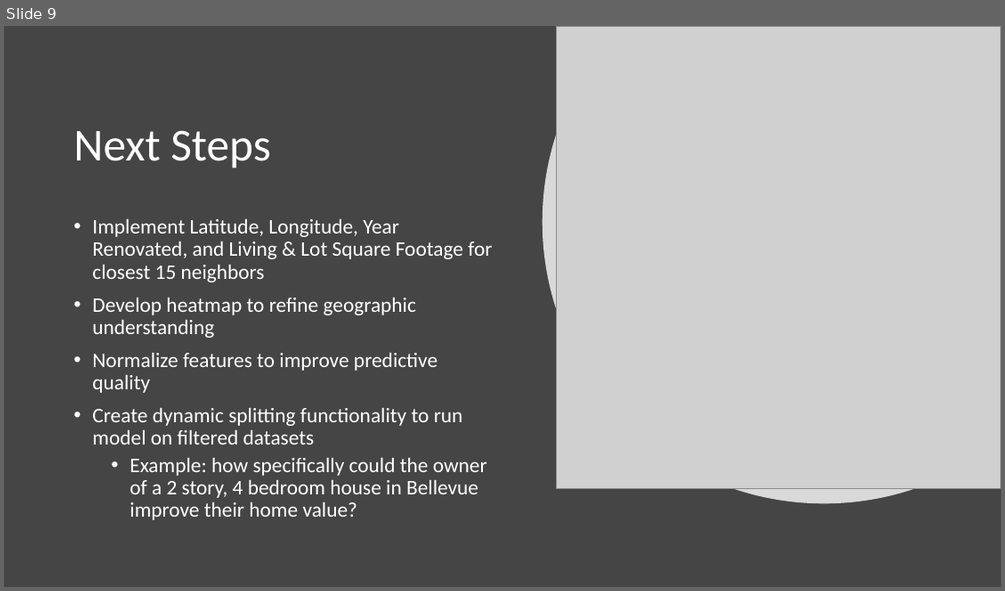
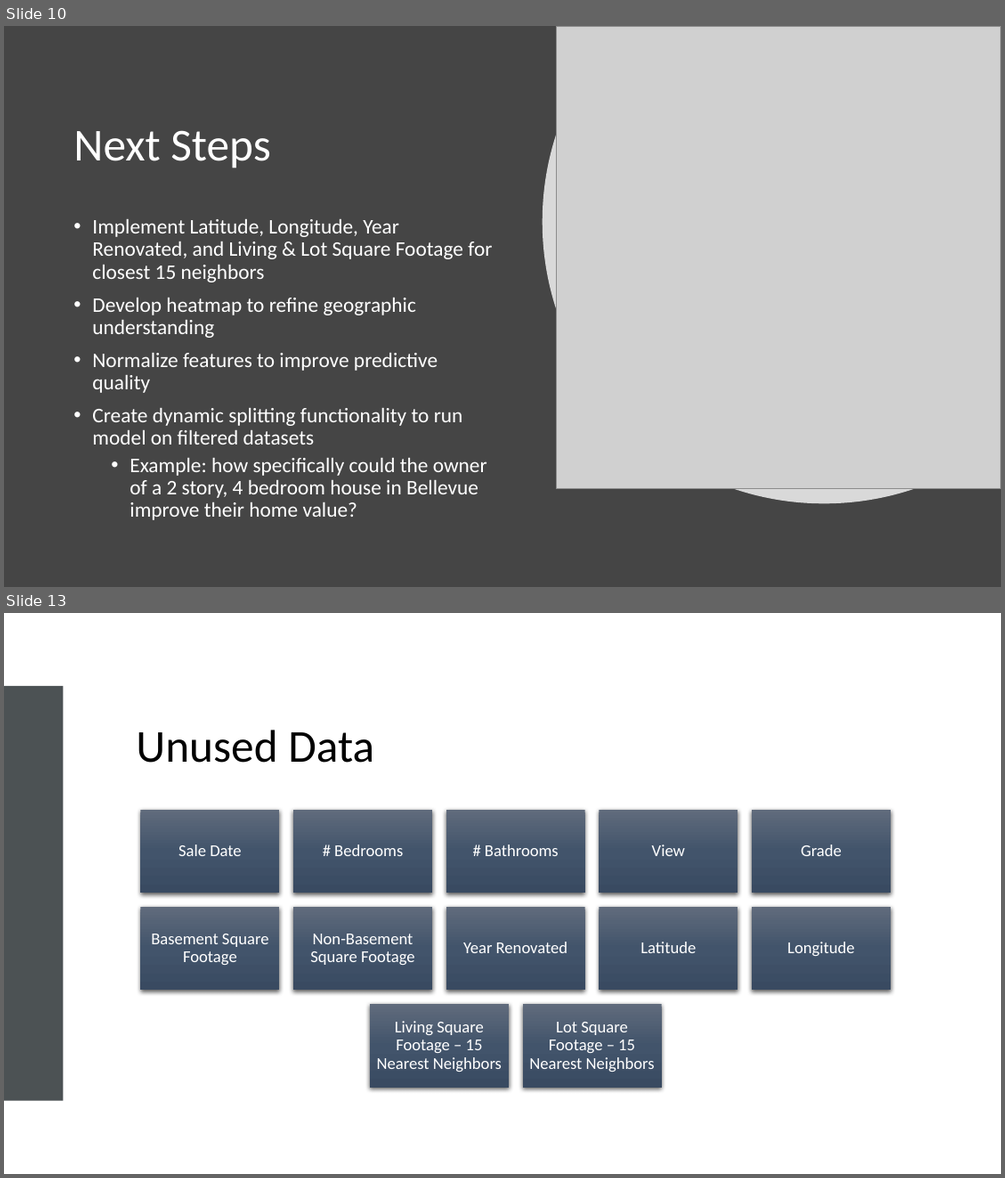
Before and after one commit to Drymander/dsc-phase-2-project, a slide deck: images/Johnny Dryman - Phase 2 Project Presentation.pptx. Shown one above the other, each under a label of ours: slide 9 before the commit, slides 10 and 13 after it; the slides between them are not shown. The pictures are 1005x591 and 1005x1178 pixels, drawn with LibreOffice and Linux fonts; fonts in the diff are those of the drawing; grey boxes stand for pictures. Boxes give left, top, right and bottom in pixels: in the first picture for what was removed or moved away, otherwise in the second. Text is boxed around its words. In the diff, an @@ line names an element or a change of style, - is before the commit and + after.

```diff
--- a/images/Johnny Dryman - Phase 2 Project Presentation.pptx
+++ b/images/Johnny Dryman - Phase 2 Project Presentation.pptx
@@ slide 13 added at box(4, 613, 1001, 1174), background #FFFFFF @@
@@ rectangle added at box(4, 686, 63, 1101), fill #4C5254 @@
@@ rectangle added at box(102, 686, 1001, 1101), fill #FFFFFF at 80% opacity @@
@@ title added at box(136, 730, 374, 763), 44 pt, text #000000 @@
+Unused Data
@@ group added at box(141, 810, 890, 1087): 12 rectangles, 12 texts @@
+Sale Date
+# Bedrooms
+# Bathrooms
+View
+Grade
+Basement Square Footage
+Non-Basement Square Footage
+Year Renovated
+Latitude
+Longitude
+Living Square Footage – 15 Nearest Neighbors
+Lot Square Footage – 15 Nearest Neighbors
@@ what was slide 9 is now slide 10 @@
```
Also in this commit, not shown: 2 slides changed, 4 other slides added, 3 other files.
